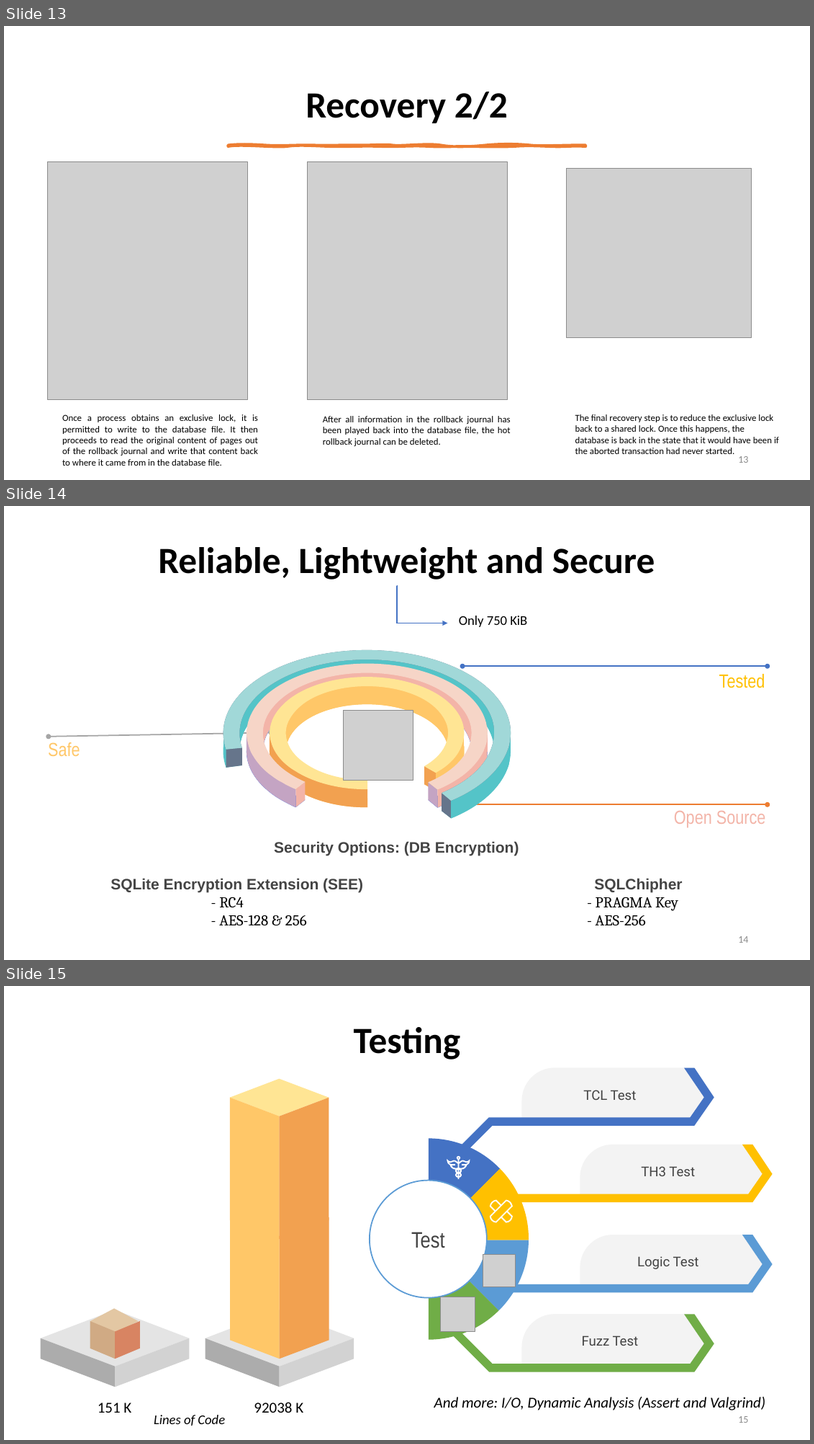
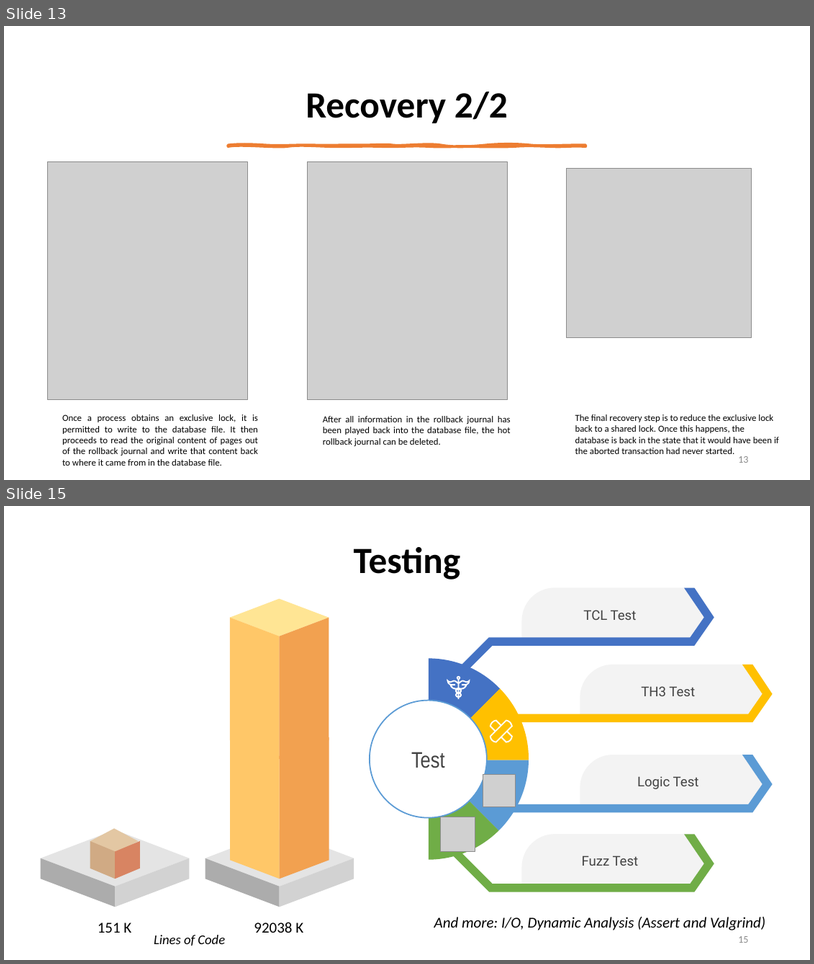
Before and after one commit to AntonioPirani/SQLiteProject, a slide deck: Presentation.pptx. Shown one above the other, each under a label of ours: slides 13, 14 and 15 before the commit, slides 13 and 15 after it; the slides between them are not shown. The pictures are 814x1444 and 814x964 pixels, drawn with LibreOffice and Linux fonts; fonts in the diff are those of the drawing; grey boxes stand for pictures. Boxes give left, top, right and bottom in pixels: in the first picture for what was removed or moved away, otherwise in the second. Text is boxed around its words. In the diff, an @@ line names an element or a change of style, - is before the commit and + after.

```diff
--- a/Presentation.pptx
+++ b/Presentation.pptx
@@ slide 14 removed at (x1=4, y1=506, x2=810, y2=960), background #FFFFFF @@
@@ title removed at (x1=158, y1=547, x2=656, y2=579) @@
-Reliable, Lightweight and Secure
@@ elbow arrow removed from (397, 586) to (448, 623) @@
@@ text removed at (x1=459, y1=615, x2=527, y2=627) @@
-Only 750 KiB
@@ group removed at (x1=215, y1=650, x2=515, y2=818): 26 freeform shapes @@
@@ double arrow removed from (768, 667) to (463, 667) @@
@@ text removed at (x1=720, y1=674, x2=766, y2=688) @@
-Tested
@@ picture removed at (x1=343, y1=710, x2=414, y2=780) @@
@@ text removed at (x1=48, y1=742, x2=80, y2=756) @@
-Safe
@@ double arrow removed from (271, 732) to (49, 736) @@
@@ double arrow removed from (768, 804) to (453, 804) @@
@@ text removed at (x1=674, y1=811, x2=766, y2=828) @@
-Open Source
@@ text removed at (x1=111, y1=841, x2=682, y2=925) @@
-Security Options: (DB Encryption)
-SQLite Encryption Extension (SEE) SQLChipher
-            - RC4 - PRAGMA Key
-            - AES-128 & 256 - AES-256
@@ page number removed at (x1=738, y1=936, x2=748, y2=942) @@
-14
```
Also in this commit, not shown: 1 slide changed, 2 slides added, 1 other file.
